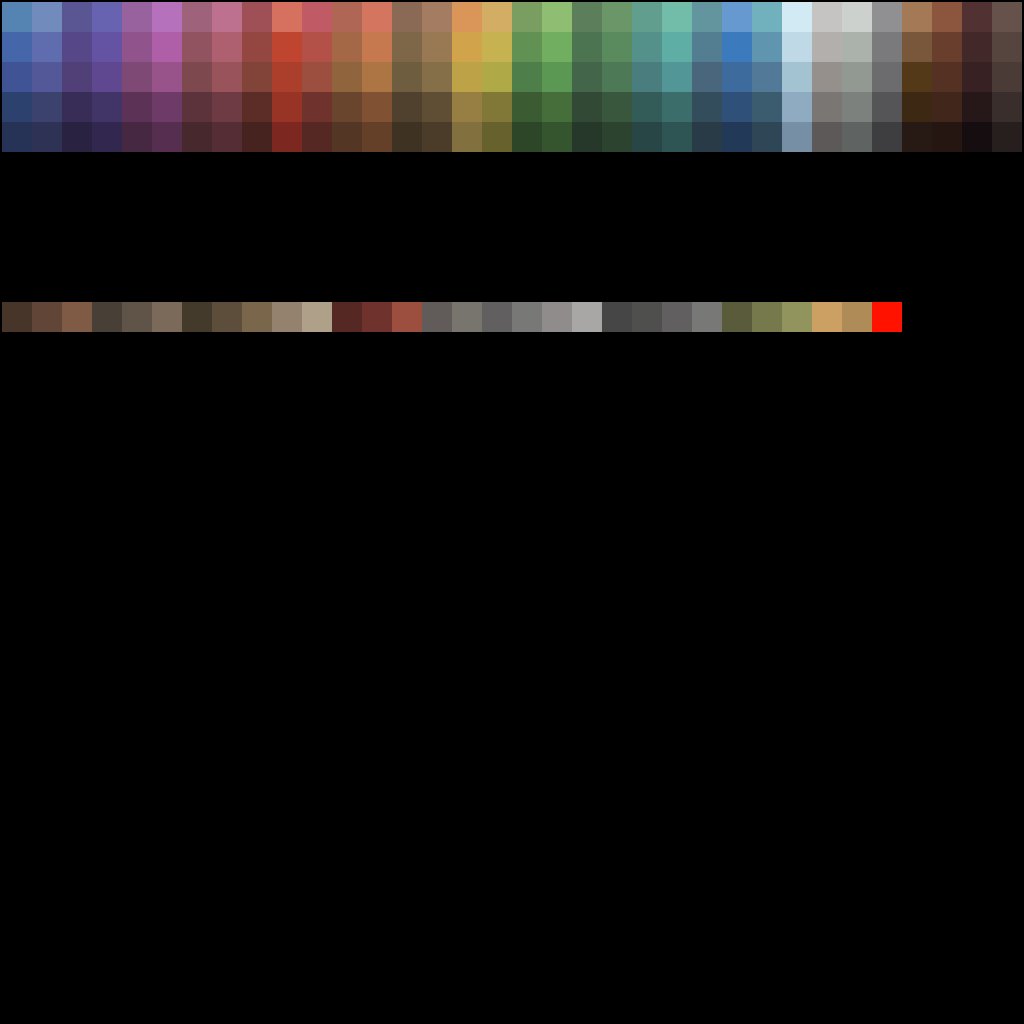
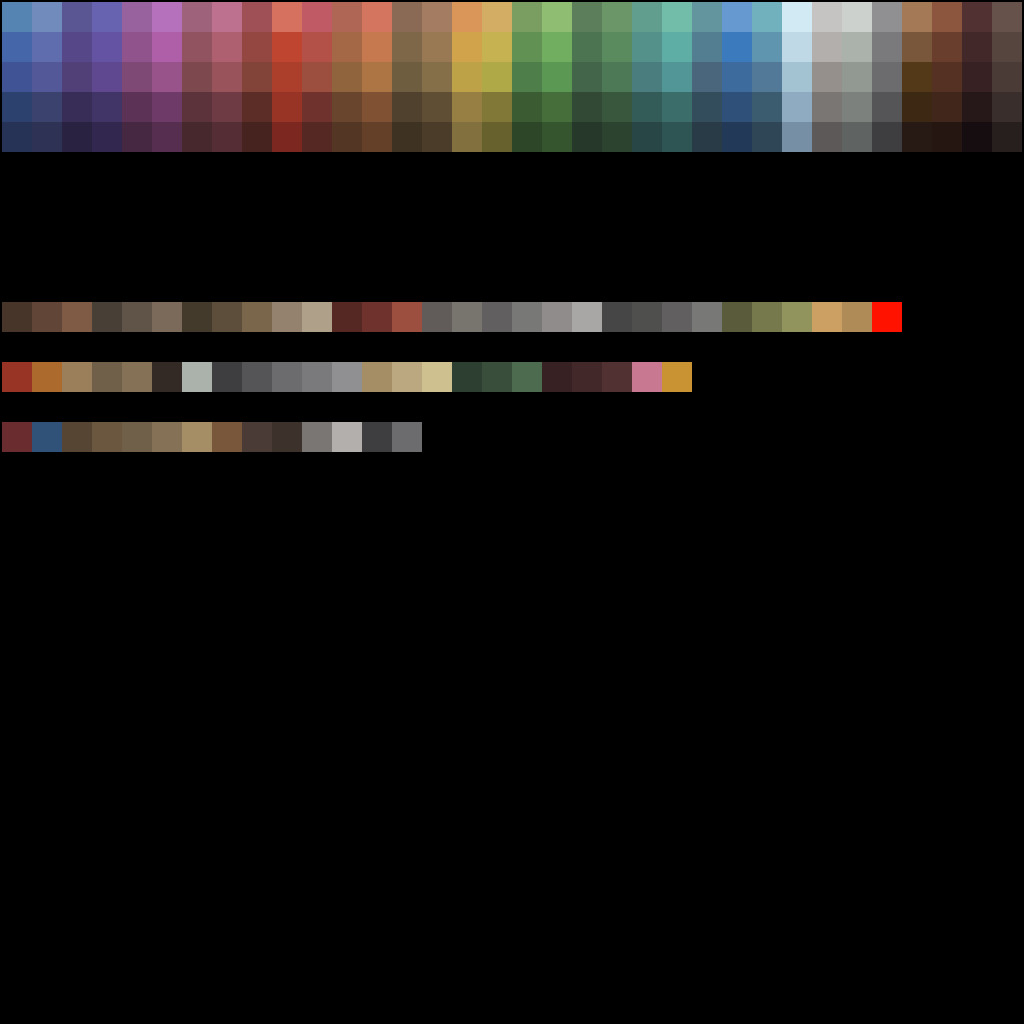
Comparing the layer stacks of the two (1024, 1024) images. Changes:
added group "Color 1" (2nd of 2) with 3 layers above "Color 2" over box(2, 362, 692, 452)
added layer "Samurai" (1st of 4, in "Color 1") in group "Color 1" over box(2, 362, 692, 392)
added layer "Bow" (1st of 4, in "Color 1") in group "Color 1" over box(2, 422, 422, 452)
